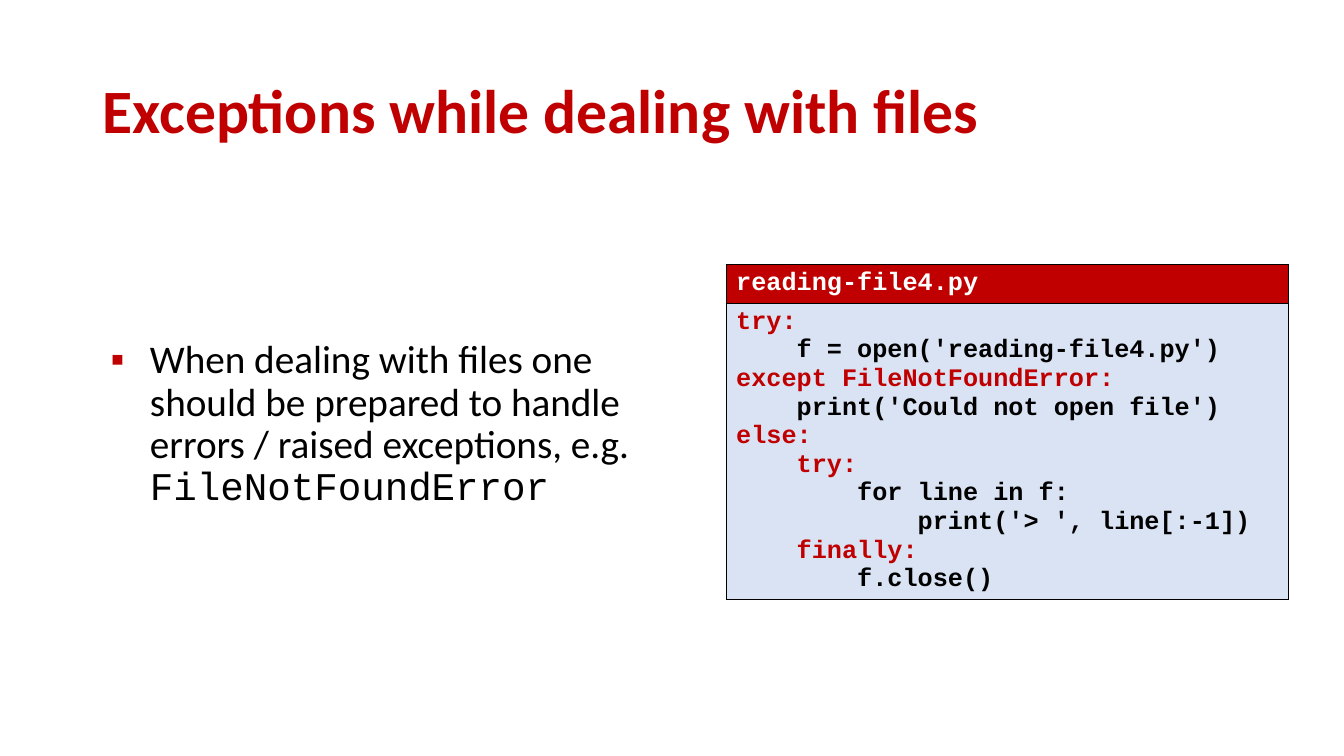
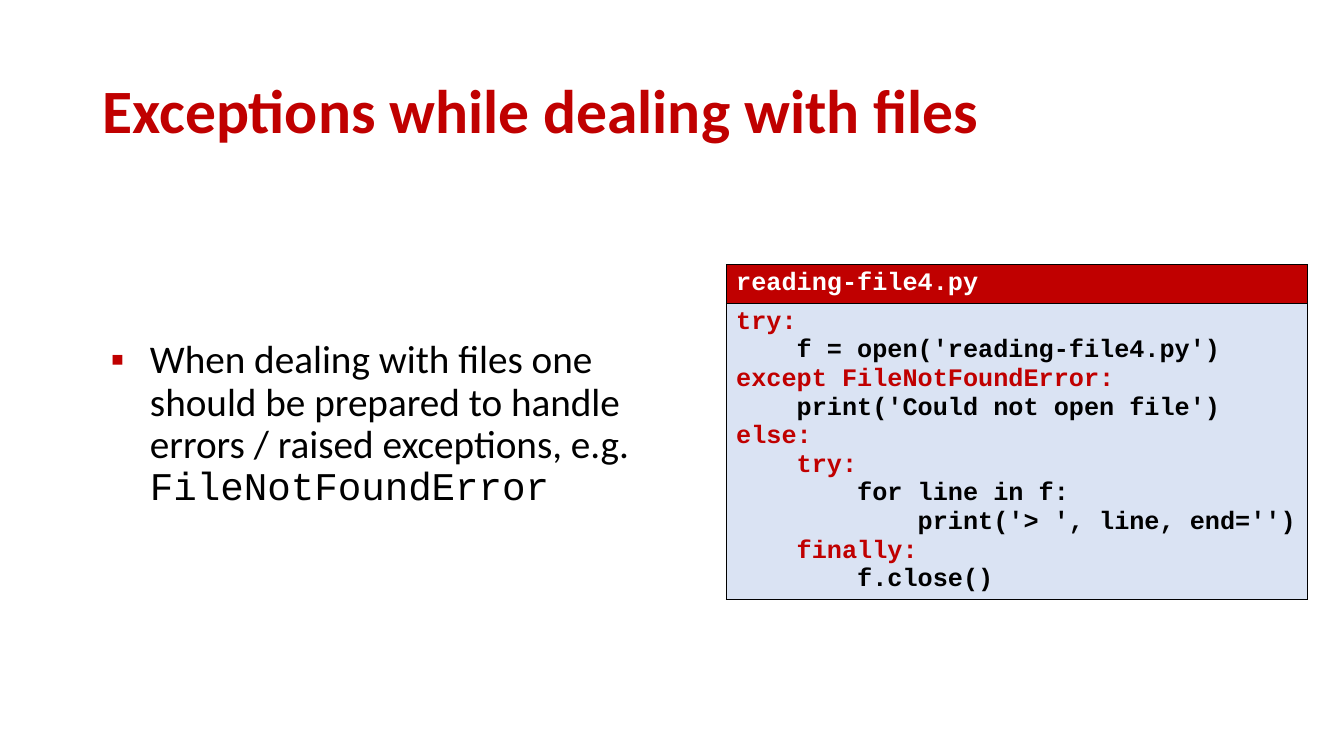
Before and after one commit to gsbrodal/gsbrodal.github.io, a slide deck: slide 22 of ipsa/slides/exceptions.pptx. Drawn at 1344x756 pixels with LibreOffice and Linux fonts; fonts in the diff are those of the drawing. Boxes give left, top, right and bottom in pixels: in the first picture for what was removed or moved away, otherwise in the second. Text is boxed around its words. In the diff, an @@ line names an element or a change of style, - is before the commit and + after.

```diff
--- a/ipsa/slides/exceptions.pptx
+++ b/ipsa/slides/exceptions.pptx
@@ table at (726,265,1308,618) @@
-row 2, column 1: try: / f = open('reading-file4.py') / except FileNotFoundError: / print('Could not open file') / else: / try: / for line in f: / print('> ', line[:-1]) / finally: / f.close()
+row 2, column 1: try: / f = open('reading-file4.py') / except FileNotFoundError: / print('Could not open file') / else: / try: / for line in f: / print('> ', line, end='') / finally: / f.close()
@@ table: place and size @@
-table at (726,265,1289,618)
+table at (726,265,1308,618)
```
Also in this commit, not shown: 11 other slides changed, 6 other files.
